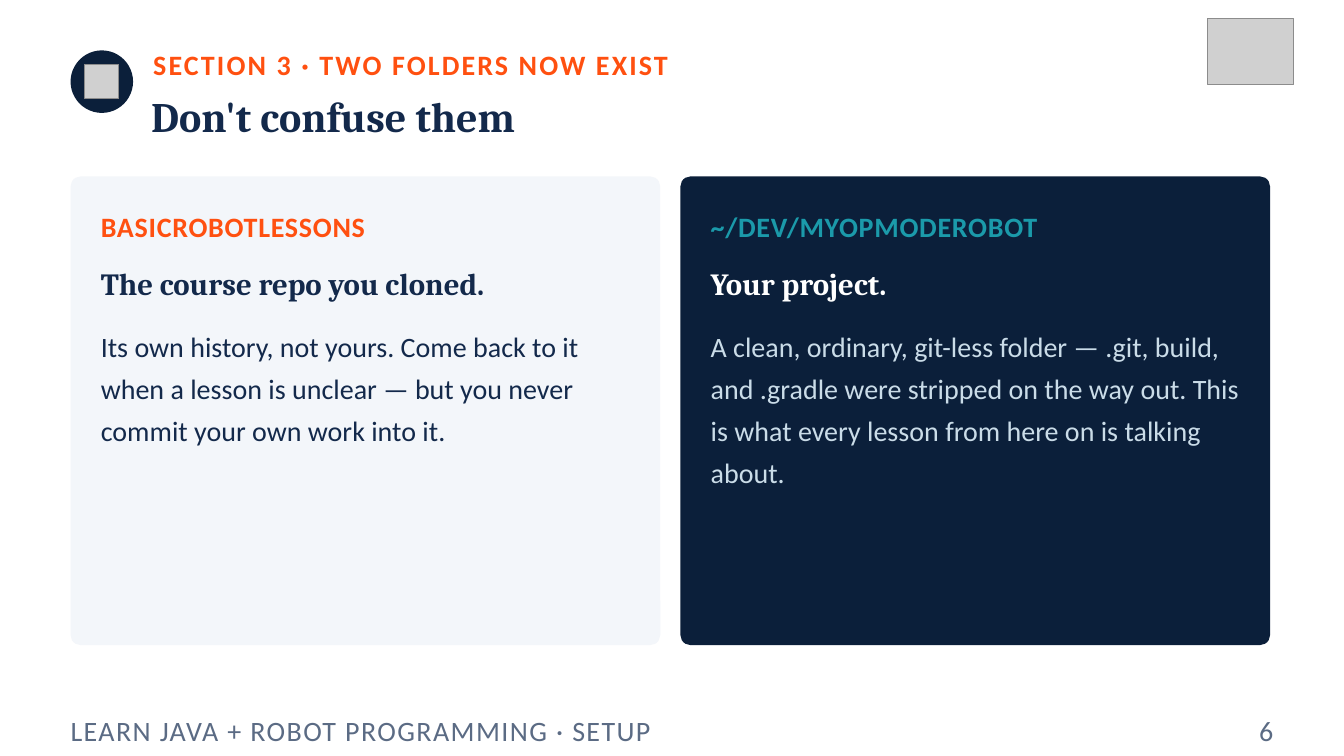
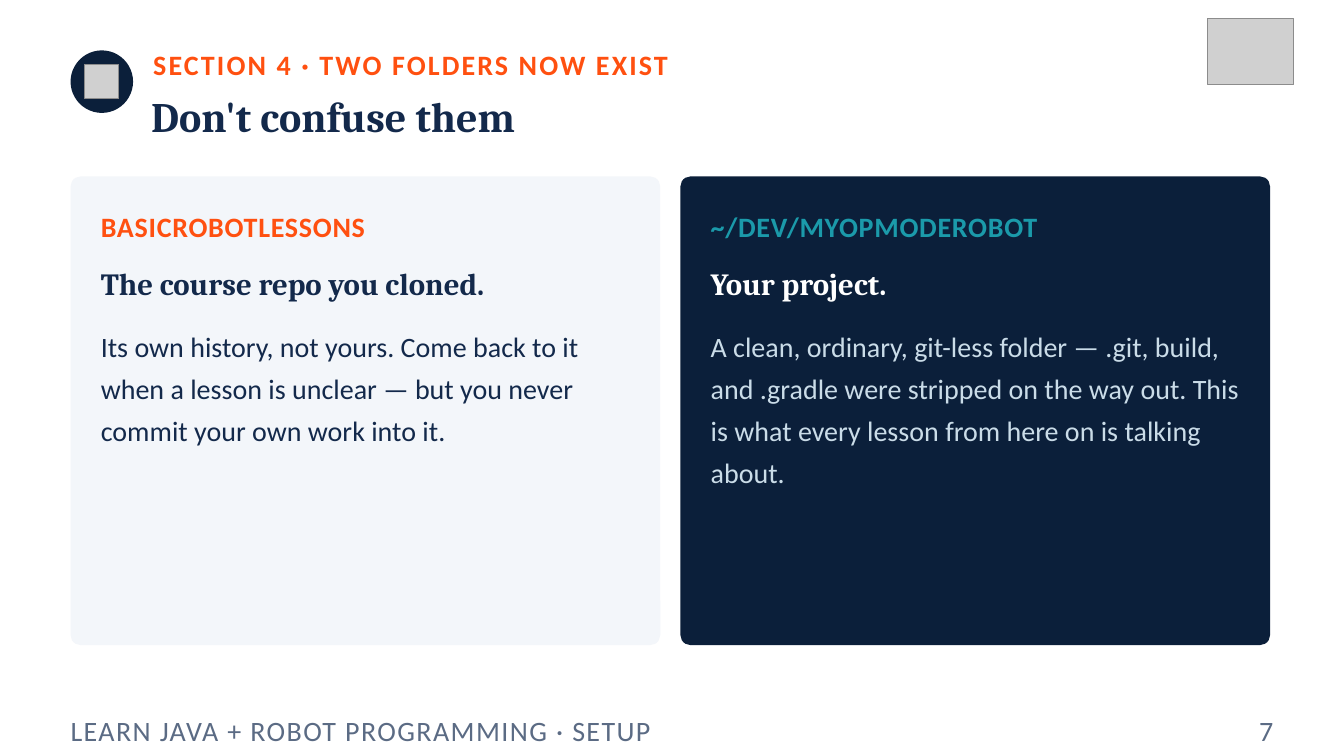
Before and after one commit to FRC5010/BasicRobotLessons, a slide deck: slide 7 of docs/presentations/v3/aside-setup.pptx (slide 6 before the commit). Drawn at 1344x756 pixels with LibreOffice and Linux fonts; fonts in the diff are those of the drawing; grey boxes stand for pictures. Boxes give left, top, right and bottom in pixels: in the first picture for what was removed or moved away, otherwise in the second. Text is boxed around its words. In the diff, an @@ line names an element or a change of style, - is before the commit and + after.

```diff
--- a/docs/presentations/v3/aside-setup.pptx
+++ b/docs/presentations/v3/aside-setup.pptx
@@ text at <box>153,56,668,75</box>: text changed @@
-SECTION 3 · TWO FOLDERS NOW EXIST
+SECTION 4 · TWO FOLDERS NOW EXIST
@@ text at <box>1259,723,1273,741</box>: text changed @@
-6
+7
```
Also in this commit, not shown: 9 other slides changed, 1 slide added, 1 other file.
